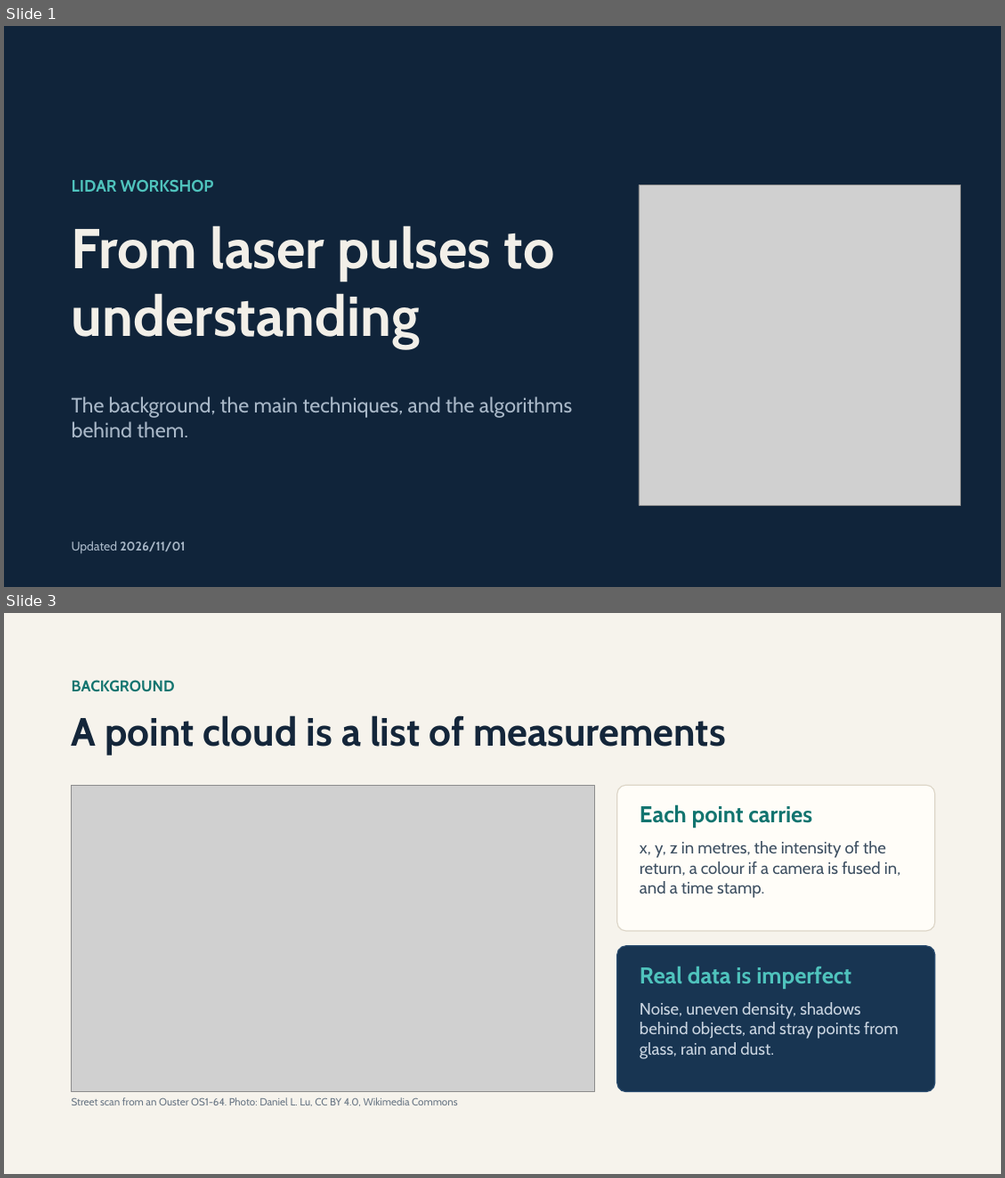
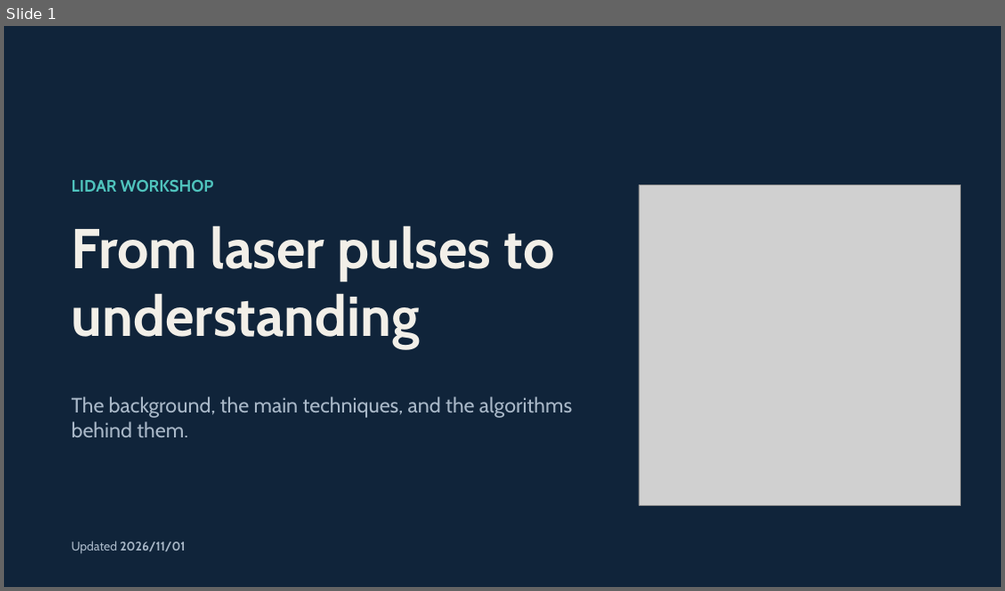
Before and after one commit to maninka123/lidar-learning-lab, a slide deck: presentation/LiDAR_Workshop_Slides.pptx. Shown one above the other, each under a label of ours: slides 1 and 3 before the commit, slide 1 after it; the slides between them are not shown. The pictures are 1005x1178 and 1005x591 pixels, drawn with LibreOffice and Linux fonts; fonts in the diff are those of the drawing; grey boxes stand for pictures. Boxes give left, top, right and bottom in pixels: in the first picture for what was removed or moved away, otherwise in the second. Text is boxed around its words. In the diff, an @@ line names an element or a change of style, - is before the commit and + after.

Commit message:
Slides: merge the LiDAR basics into one slide, measure-distance slide first

```diff
--- a/presentation/LiDAR_Workshop_Slides.pptx
+++ b/presentation/LiDAR_Workshop_Slides.pptx
@@ slide 3 removed at (4, 613, 1001, 1174), background #F6F3EC @@
@@ text removed at (72, 680, 175, 692) @@
-BACKGROUND
@@ text removed at (72, 715, 726, 755) @@
-A point cloud is a list of measurements
@@ picture removed at (72, 785, 595, 1092) @@
@@ rounded rectangle removed at (617, 785, 935, 931) @@
@@ text removed at (639, 804, 812, 827) @@
-Each point carries
@@ text removed at (639, 841, 900, 898) @@
-x, y, z in metres, the intensity of the return, a colour if a camera is fused in, and a time stamp.
@@ rounded rectangle removed at (617, 946, 935, 1092) @@
@@ text removed at (639, 966, 851, 988) @@
-Real data is imperfect
@@ text removed at (639, 1002, 898, 1059) @@
-Noise, uneven density, shadows behind objects, and stray points from glass, rain and dust.
@@ text removed at (72, 1097, 458, 1106) @@
-Street scan from an Ouster OS1-64. Photo: Daniel L. Lu, CC BY 4.0, Wikimedia Commons
```
Also in this commit, not shown: 1 slide changed, 1 slide added, 3 other slides removed, 1 other file.
